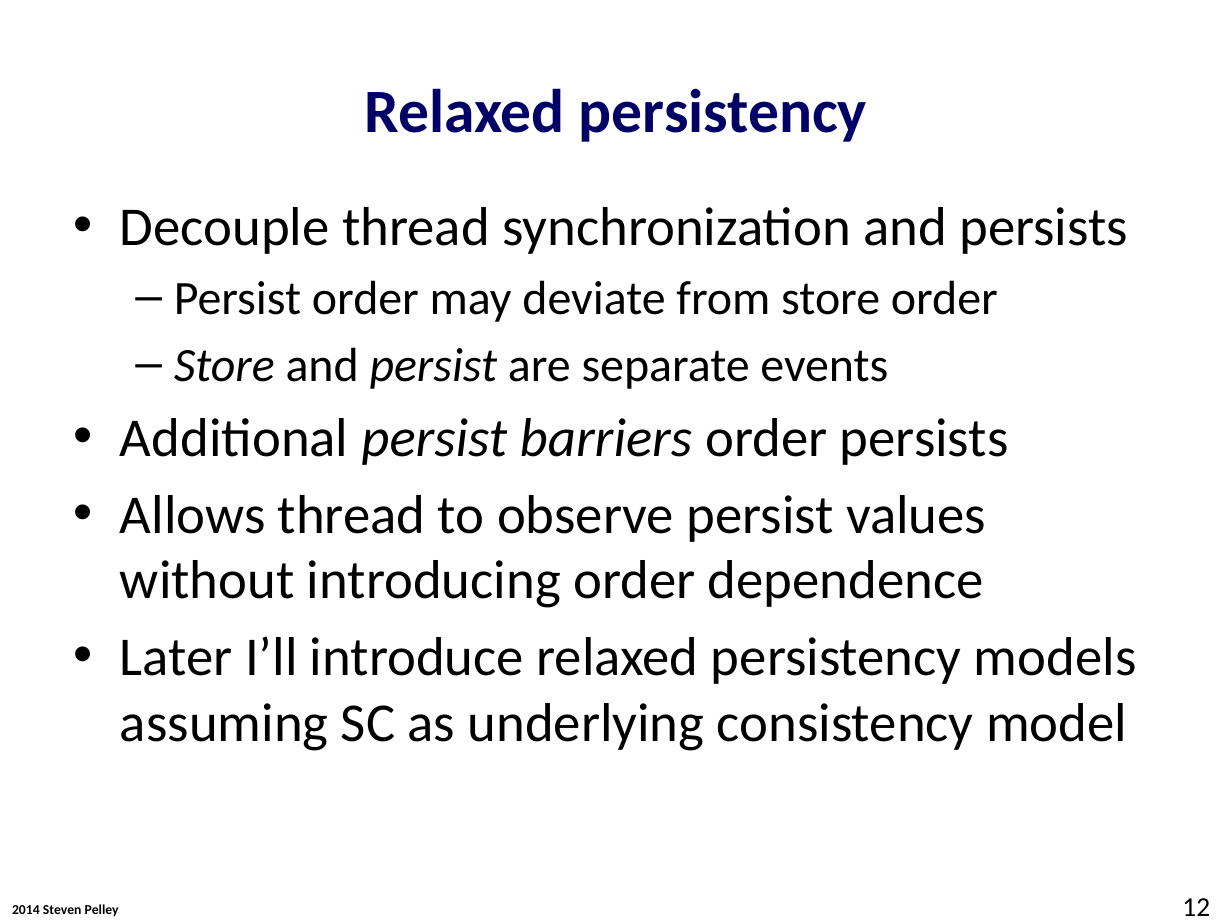
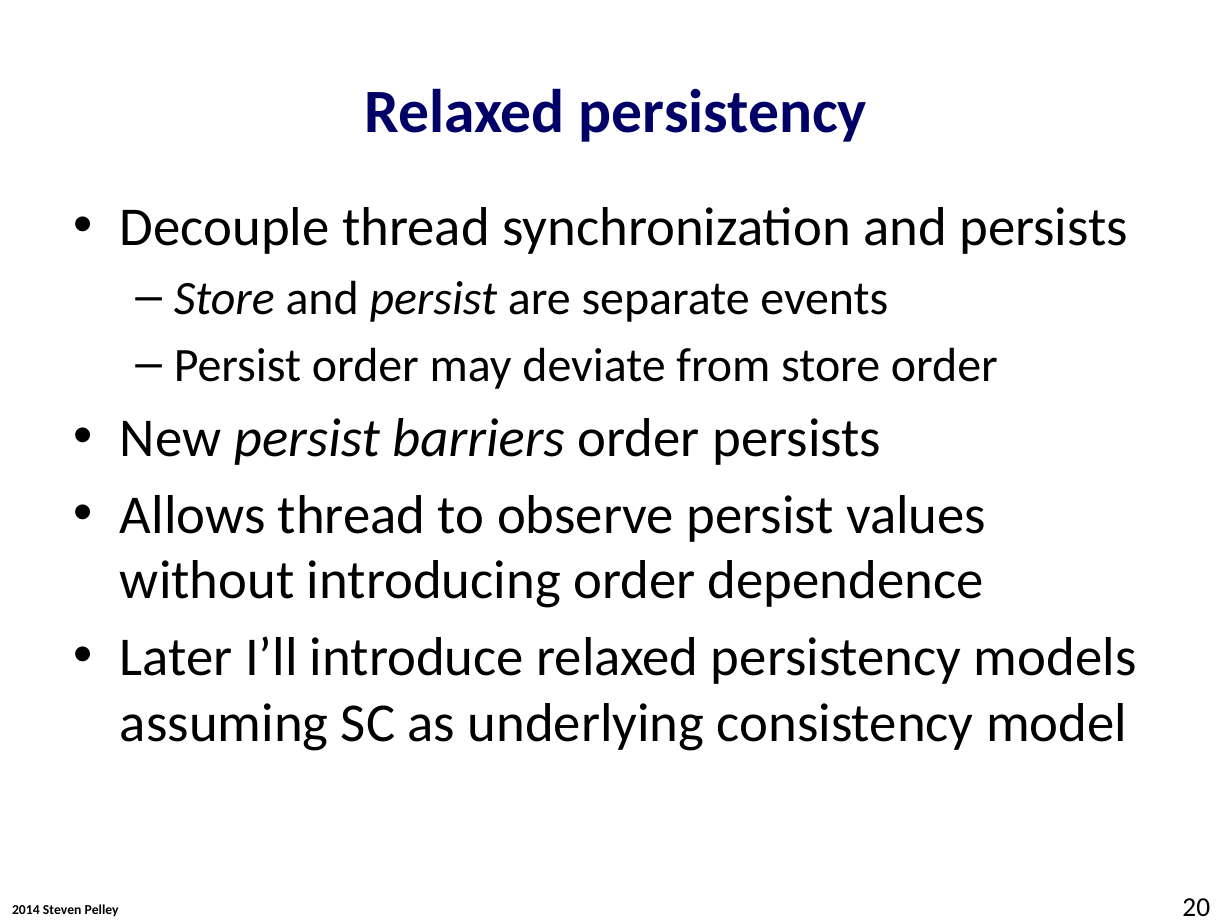
Before and after one commit to Abulila/dissertation, a slide deck: slide 20 of proposal/defense.pptx (slide 12 before the commit). Drawn at 1232x924 pixels with LibreOffice and Linux fonts; fonts in the diff are those of the drawing; background and template pictures are left out. Boxes give left, top, right and bottom in pixels: in the first picture for what was removed or moved away, otherwise in the second. Text is boxed around its words. In the diff, an @@ line names an element or a change of style, - is before the commit and + after.

Commit message:
defense.pptx: intro and working on epoch persistency definition

```diff
--- a/proposal/defense.pptx
+++ b/proposal/defense.pptx
@@ text at (x1=174, y1=280, x2=888, y2=322): paragraph added @@
+  – Store and persist are separate events
@@ text at (x1=120, y1=418, x2=881, y2=465): text changed @@
-  – Store and persist are separate events
-• Additional persist barriers order persists
+• New persist barriers order persists
@@ page number at (x1=1182, y1=898, x2=1210, y2=916): text changed @@
-12
+20
```
Also in this commit, not shown: 13 other slides changed, 12 slides added, 2 slides removed.
